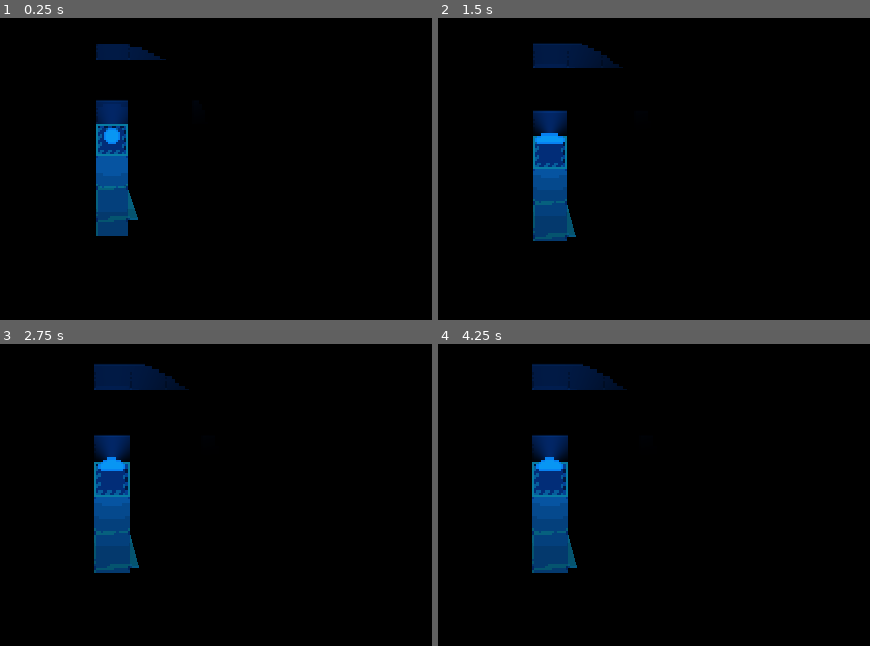
Above: before the commit, frames 1-4 (two rows, left to right).
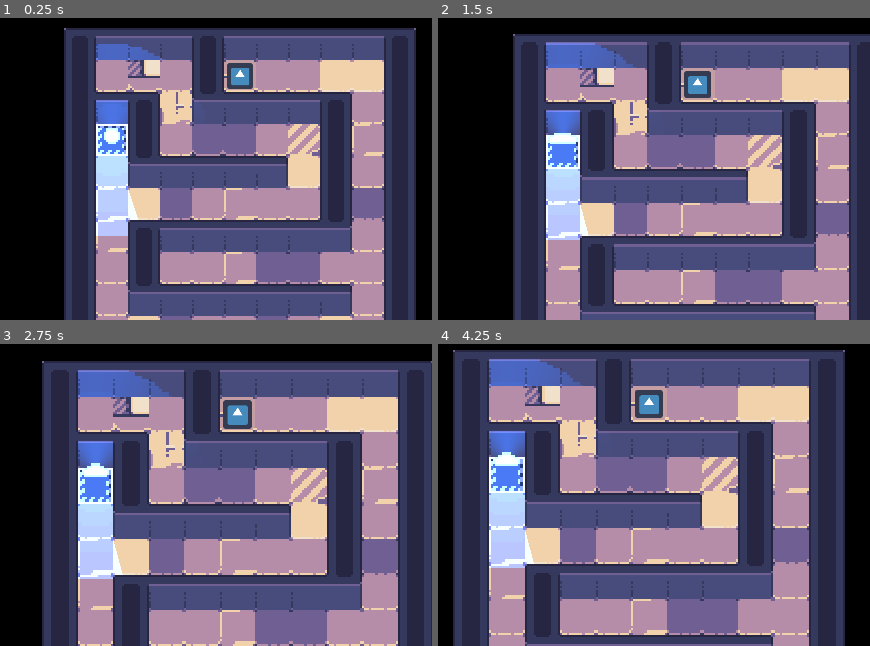
Above: after the commit, the same moments.

Repository: CaptFurball/thing-three
Game: Godot game, scene res://world.tscn
Same seed, same stepped clock (60 frames per second), same inputs: the game is played once before the commit and once after it. The engine's default icon, where the game draws it, is replaced by a stand-in: a white triangle on a blue panel in a dark square.
Inputs (mouse positions are in pixels of both pictures, inside the frame that each line leads up to):
- Up to frame 1 (0.25 s): no input
- Up to frame 2 (1.5 s): tap Enter at 0.5 s; move the mouse to (584, 138) at 0.52 s; hold W (move_up) from 0.53 s (still down); tap Mouse wheel up (zoom_in) at 0.6 s; tap Space (jump) at 0.77 s; move the mouse to (520, 141) at 1.27 s; tap Mouse wheel down (zoom_out) at 1.35 s
- Up to frame 3 (2.75 s): keep holding W (move_up); tap Space (jump) at 1.52 s; move the mouse to (129, 458) at 2.02 s; tap Mouse wheel up (zoom_in) at 2.1 s
- Up to frame 4 (4.25 s): keep holding W (move_up); move the mouse to (541, 470) at 2.77 s; tap Mouse wheel down (zoom_out) at 2.85 s; tap Space (jump) at 3.02, 3.77 s; move the mouse to (597, 470) at 3.52 s; tap Mouse wheel up (zoom_in) at 3.6 s

The runs differ from the first frame. In frame 1, 79% of the frame differs, in the area x 14-97%, y 3-100%; in frame 2, 78%; in frame 3, 85%; in frame 4, 89%, in the area x 3-95%, y 1-100%.

Commit message:
Added win condition

Diff:
--- a/player.tscn
+++ b/player.tscn
@@ -1,9 +1,9 @@
 [gd_scene load_steps=22 format=2]
 
-[ext_resource path="res://player.gd" type="Script" id=1]
+[ext_resource path="res://scripts/player.gd" type="Script" id=1]
 [ext_resource path="res://assets/pixel.png" type="Texture" id=2]
 [ext_resource path="res://assets/light.png" type="Texture" id=3]
-[ext_resource path="res://player_camera.gd" type="Script" id=4]
+[ext_resource path="res://scripts/player_camera.gd" type="Script" id=4]
 
 [sub_resource type="AtlasTexture" id=1]
 atlas = ExtResource( 2 )
@@ -103,6 +103,7 @@
 
 [node name="Camera2D" type="Camera2D" parent="."]
 current = true
+limit_smoothed = true
 smoothing_enabled = true
 editor_draw_drag_margin = true
 script = ExtResource( 4 )
--- a/maze/maze.gd
+++ b/scripts/maze/maze.gd
@@ -4,7 +4,7 @@
 # Maze generation position vectors do not correlate with the actual pixels on screen
 # but rather the rows and columns indexes of a two dimensional array
 
-var Tile = preload("res://maze/tile.gd")
+var Tile = preload("res://scripts/maze/tile.gd")
 
 const OUTER_WALL_WIDTH = 1
 
--- a/player_camera.gd
+++ b/scripts/player_camera.gd
@@ -1,12 +1,12 @@
 extends Camera2D
 
-# Lower cap for the `_zoom_level`.
+# Lower cap for the 'zoom_level'.
 export var min_zoom := 0.5
 
-# Upper cap for the `_zoom_level`.
+# Upper cap for the 'zoom_level'.
 export var max_zoom := 2.0
 
-# Controls how much we increase or decrease the `_zoom_level` on every turn of the scroll wheel.
+# Controls how much we increase or decrease the 'zoom_level' on every turn of the scroll wheel.
 export var zoom_factor := 0.1
 
 # Duration of the zoom's tween animation.
@@ -19,11 +19,18 @@
 func _ready():
 	pass # Replace with function body.
 
+func _input(event):
+	if event is InputEventMouseMotion:
+		var rel_mouse = event.relative
+		position.x = clamp(position.x + rel_mouse.x, -20, 20)
+		position.y = clamp(position.y + rel_mouse.y, -20, 20)
+
 func _physics_process(_delta):
 	if Input.is_action_just_released("zoom_in"):
 		self.zoom_level = zoom_level - zoom_factor
 	elif Input.is_action_just_released("zoom_out"):
 		self.zoom_level = zoom_level + zoom_factor
+
 
 func set_zoom_level(value: float) -> void:
 	zoom_level = clamp(value, min_zoom, max_zoom)
--- a/world.gd
+++ b/scripts/world.gd
@@ -1,8 +1,9 @@
 extends Node2D
 
-var Maze   = preload("res://maze/maze.gd")
+var Maze   = preload("res://scripts/maze/maze.gd")
+var Tile   = preload("res://scripts/maze/tile.gd")
 var Player = preload("res://player.tscn")
-var Tile   = preload("res://maze/tile.gd")
+var TargetArea = preload("res://target_area.tscn")
 
 export(int, 5, 320, 1) var map_size_x : int = 10
 export(int, 5, 320, 1) var map_size_y : int = 10
@@ -20,6 +21,7 @@
 	self._draw_floor(tiles)
 	self._draw_walls(tiles)
 	self._set_player(maze.start_tile)
+	self._set_win_area(maze.end_tile * 16 + Vector2(8, 8))
 
 func _set_player(start_tile : Vector2):
 	var player = Player.instance()
@@ -49,6 +51,14 @@
 
 	self.wall_map.update_bitmask_region(Vector2.ZERO, Vector2(tiles.size() - 1, tiles.front().size() - 1))
 
+func _set_win_area(target_pos : Vector2):
+	var target_area = TargetArea.instance()
+	target_area.position = target_pos
+	add_child(target_area)
+
+	target_area.connect("body_entered", self, "_on_TargetArea_body_entered")
+	pass
+
 func _get_subtile_coord(id : int) -> Vector2:
 	var tiles = self.floor_map.tile_set
 	var rect  = tiles.tile_get_region(id)
@@ -57,3 +67,8 @@
 	var y = randi() % int(rect.size.y / tiles.autotile_get_size(id).y)
 
 	return Vector2(x, y)
+
+func _on_TargetArea_body_entered(body):
+	if body.get_name() == "Player":
+		print("win")
+		pass
--- /dev/null
+++ b/target_area.tscn
@@ -0,0 +1,15 @@
+[gd_scene load_steps=3 format=2]
+
+[ext_resource path="res://icon.png" type="Texture" id=1]
+
+[sub_resource type="RectangleShape2D" id=1]
+extents = Vector2( 7, 7 )
+
+[node name="TargetArea" type="Area2D"]
+
+[node name="CollisionShape2D" type="CollisionShape2D" parent="."]
+shape = SubResource( 1 )
+
+[node name="Sprite" type="Sprite" parent="."]
+scale = Vector2( 0.2, 0.2 )
+texture = ExtResource( 1 )
--- a/world.tscn
+++ b/world.tscn
@@ -1,6 +1,6 @@
 [gd_scene load_steps=3 format=2]
 
-[ext_resource path="res://world.gd" type="Script" id=1]
+[ext_resource path="res://scripts/world.gd" type="Script" id=1]
 [ext_resource path="res://resources/tiles.tres" type="TileSet" id=2]
 
 [node name="World" type="Node2D"]
@@ -21,4 +21,3 @@
 format = 1
 
 [node name="CanvasModulate" type="CanvasModulate" parent="."]
-color = Color( 0, 0, 0, 1 )
Renamed: maze/tile.gd -> scripts/maze/tile.gd
Renamed: player.gd -> scripts/player.gd
